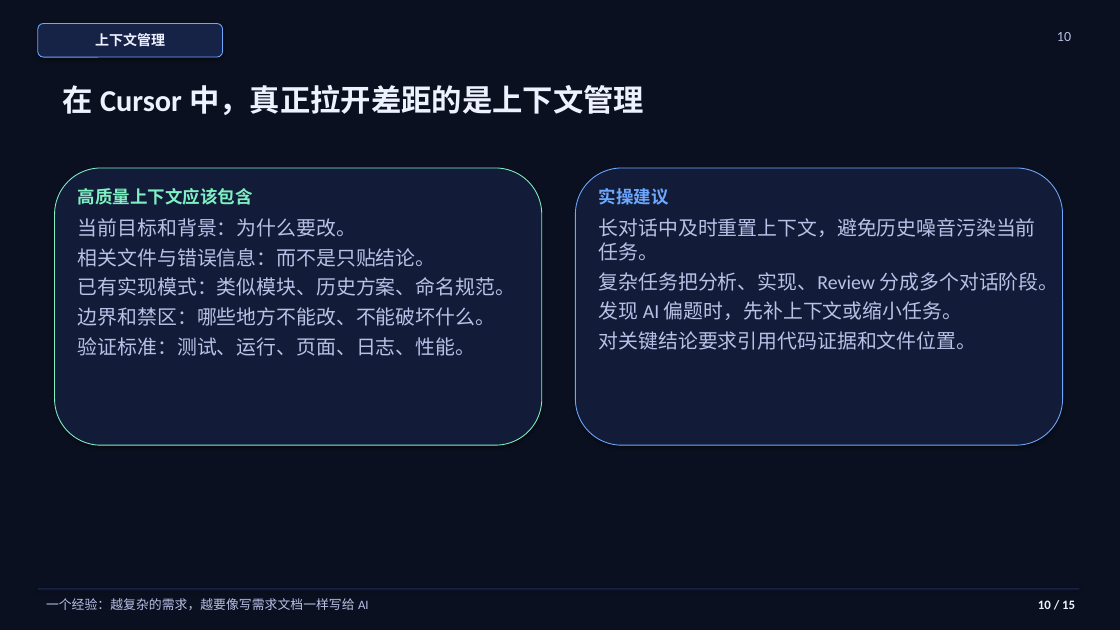
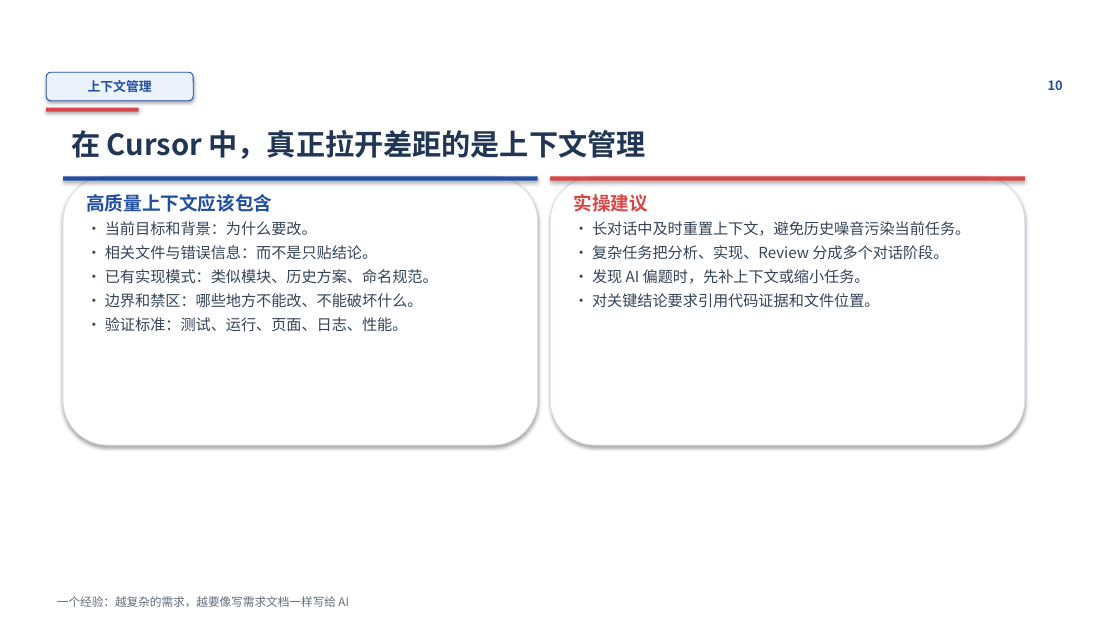
Before and after one commit to jumprn/test1, a slide deck: slide 10 of cursor-ai-best-practices.pptx. Drawn at 1120x630 pixels with LibreOffice and Linux fonts; fonts in the diff are those of the drawing; background and template pictures are left out. Boxes give left, top, right and bottom in pixels: in the first picture for what was removed or moved away, otherwise in the second. Text is boxed around its words. In the diff, an @@ line names an element or a change of style, - is before the commit and + after.

```diff
--- a/cursor-ai-best-practices.pptx
+++ b/cursor-ai-best-practices.pptx
@@ background #0B1020 to picture (left out) @@
@@ rounded rectangle "上下文管理": place and size @@
-rounded rectangle "上下文管理" at (38,24,223,57)
+rounded rectangle "上下文管理" at (46,72,193,101)
@@ rounded rectangle "上下文管理" at (46,72,193,101): size 12 to 11 pt, font Calibri to Noto Sans CJK SC, text colour #EEF2FF to #224FA0; fill #162346 to #EBF2FC; outline #6EA8FE 0.75 pt to #224FA0 0.75 pt @@
@@ text "10": place and size @@
-text "10" at (1057,32,1071,41)
+text "10" at (1048,80,1063,90)
@@ text "10" at (1048,80,1063,90): size 12 to 11 pt, font Calibri to Noto Sans CJK SC, text colour #B8C1E6 to #224FA0, bold on @@
@@ rectangle added at (46,108,139,112), fill #D64747 @@
@@ text "在 Cursor 中，真正拉开差距的是上下文管理": place and size @@
-text "在 Cursor 中，真正拉开差距的是上下文管理" at (63,85,644,115)
+text "在 Cursor 中，真正拉开差距的是上下文管理" at (71,130,646,159)
@@ text "在 Cursor 中，真正拉开差距的是上下文管理" at (71,130,646,159): size 26 to 25 pt, font Calibri to Noto Sans CJK SC, text colour #EEF2FF to #213555 @@
@@ rounded rectangle removed at (55,168,542,445) @@
@@ rounded rectangle: place and size @@
-rounded rectangle at (576,168,1063,445)
+rounded rectangle at (63,176,538,445)
@@ rounded rectangle at (63,176,538,445): fill #121C38 to #FFFFFF; outline #6EA8FE 0.75 pt to #D8DEE7 0.75 pt @@
@@ rectangle added at (63,176,538,181), fill #224FA0 @@
@@ rounded rectangle added at (550,176,1025,445), fill #FFFFFF, outline #D8DEE7 0.75 pt @@
@@ rectangle added at (550,176,1025,181), fill #D64747 @@
@@ text "高质量上下文应该包含": place and size @@
-text "高质量上下文应该包含" at (78,188,253,205)
+text "高质量上下文应该包含" at (86,194,272,212)
@@ text "高质量上下文应该包含" at (86,194,272,212): size 15 to 16 pt, font Calibri to Noto Sans CJK SC, text colour #7EF0C2 to #224FA0 @@
@@ text "实操建议": place and size @@
-text "实操建议" at (599,188,669,205)
+text "实操建议" at (574,194,648,212)
@@ text "实操建议" at (574,194,648,212): size 15 to 16 pt, font Calibri to Noto Sans CJK SC, text colour #6EA8FE to #D64747 @@
@@ text at (105,221,438,332): text changed; size 17 to 13 pt; font Calibri to Noto Sans CJK SC; text colour #B8C1E6 to #354456 @@
-当前目标和背景：为什么要改。
-相关文件与错误信息：而不是只贴结论。
-已有实现模式：类似模块、历史方案、命名规范。
-边界和禁区：哪些地方不能改、不能破坏什么。
-验证标准：测试、运行、页面、日志、性能。
+• 当前目标和背景：为什么要改。
+• 相关文件与错误信息：而不是只贴结论。
+• 已有实现模式：类似模块、历史方案、命名规范。
+• 边界和禁区：哪些地方不能改、不能破坏什么。
+• 验证标准：测试、运行、页面、日志、性能。
@@ text at (592,221,970,308): text changed; size 17 to 13 pt; font Calibri to Noto Sans CJK SC; text colour #B8C1E6 to #354456 @@
-长对话中及时重置上下文，避免历史噪音污染当前任务。
-复杂任务把分析、实现、Review 分成多个对话阶段。
-发现 AI 偏题时，先补上下文或缩小任务。
-对关键结论要求引用代码证据和文件位置。
+• 长对话中及时重置上下文，避免历史噪音污染当前任务。
+• 复杂任务把分析、实现、Review 分成多个对话阶段。
+• 发现 AI 偏题时，先补上下文或缩小任务。
+• 对关键结论要求引用代码证据和文件位置。
@@ rectangle removed at (38,588,1080,590) @@
@@ text "一个经验：越复杂的需求，越要像写需求文档一样写给 AI": place and size @@
-text "一个经验：越复杂的需求，越要像写需求文档一样写给 AI" at (46,598,369,610)
+text "一个经验：越复杂的需求，越要像写需求文档一样写给 AI" at (57,596,348,607)
@@ text "一个经验：越复杂的需求，越要像写需求文档一样写给 AI" at (57,596,348,607): size 11 to 10 pt, font Calibri to Noto Sans CJK SC, text colour #B8C1E6 to #626E7C @@
@@ text removed at (1038,600,1075,609) @@
-10 / 15
```
Also in this commit, not shown: 14 other slides changed, 3 other files.
